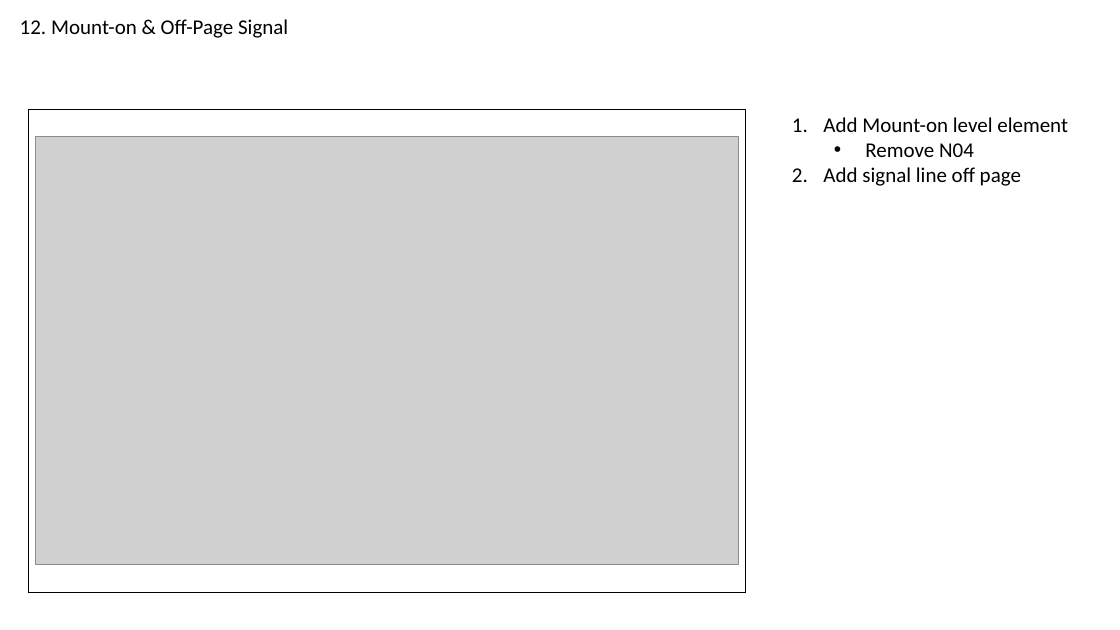
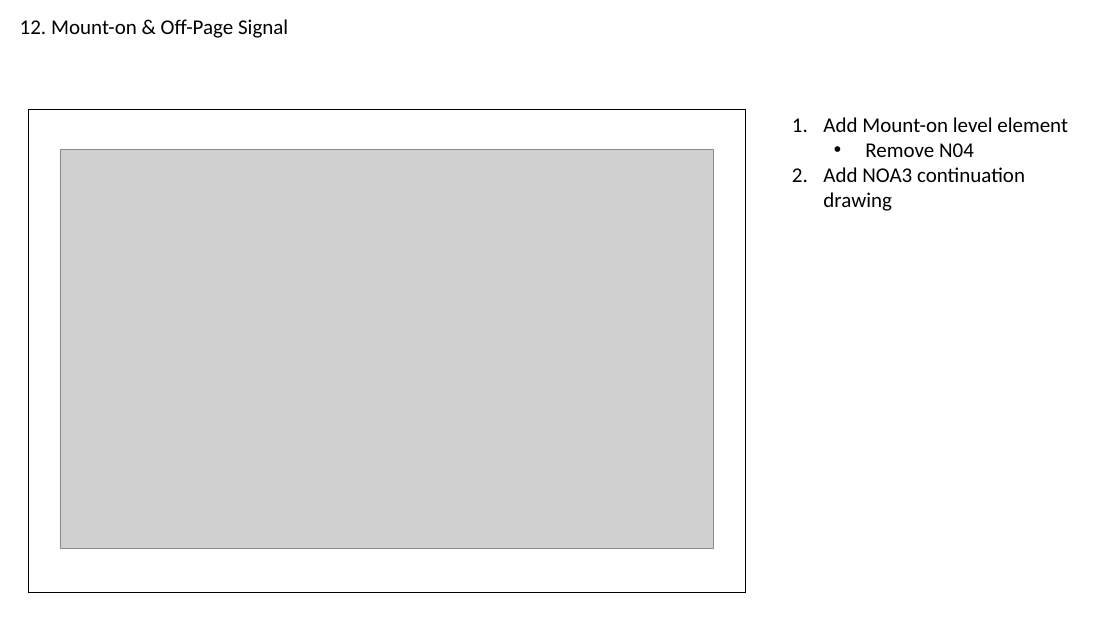
Before and after one commit to ToniaPedersen/DISCDEXPI, a slide deck: slide 15 of Blueprint/UseCases_PersistenID.pptx. Drawn at 1120x630 pixels with LibreOffice and Linux fonts; fonts in the diff are those of the drawing; grey boxes stand for pictures. Boxes give left, top, right and bottom in pixels: in the first picture for what was removed or moved away, otherwise in the second. Text is boxed around its words. In the diff, an @@ line names an element or a change of style, - is before the commit and + after.

```diff
--- a/Blueprint/UseCases_PersistenID.pptx
+++ b/Blueprint/UseCases_PersistenID.pptx
@@ picture: place and size @@
-picture at [35,137,738,565]
+picture at [60,150,713,549]
@@ text at [823,167,1025,211]: text changed @@
-2. Add signal line off page
+2. Add NOA3 continuation drawing
```
Also in this commit, not shown: 2 other slides changed, 3 other files.
